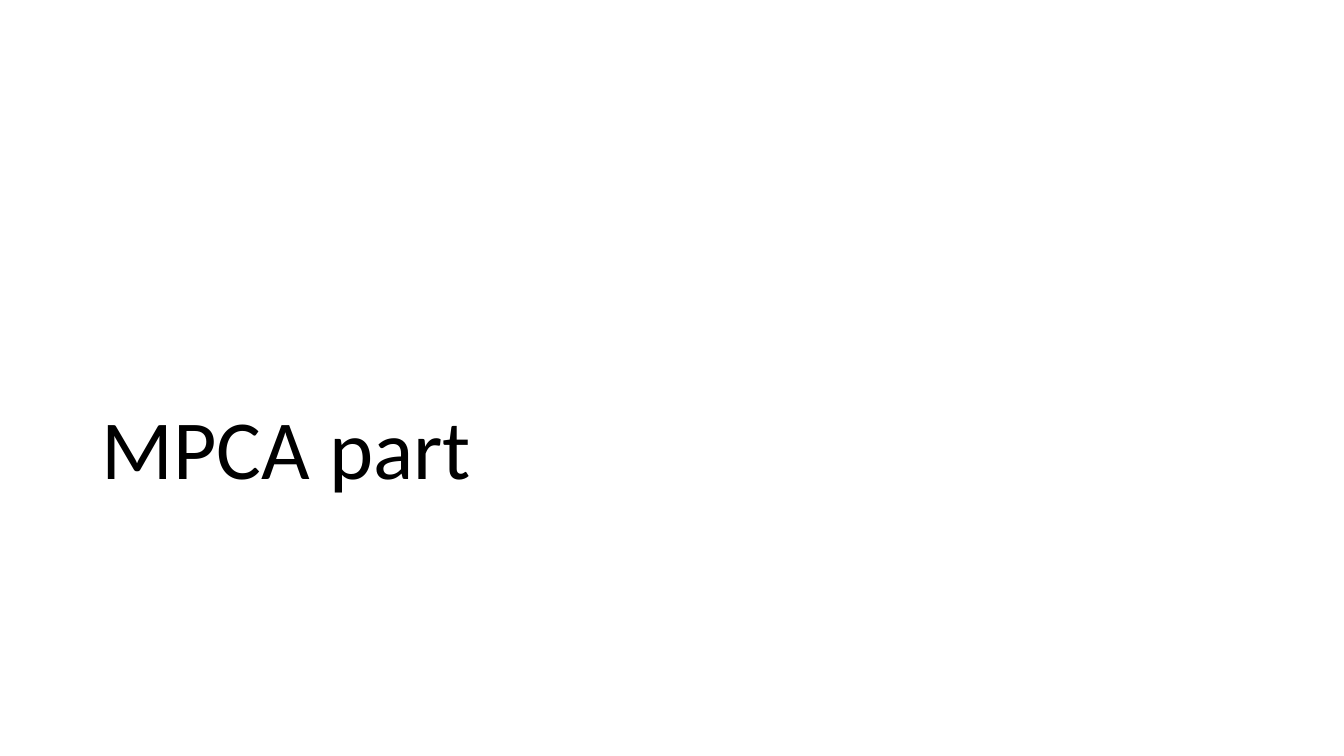
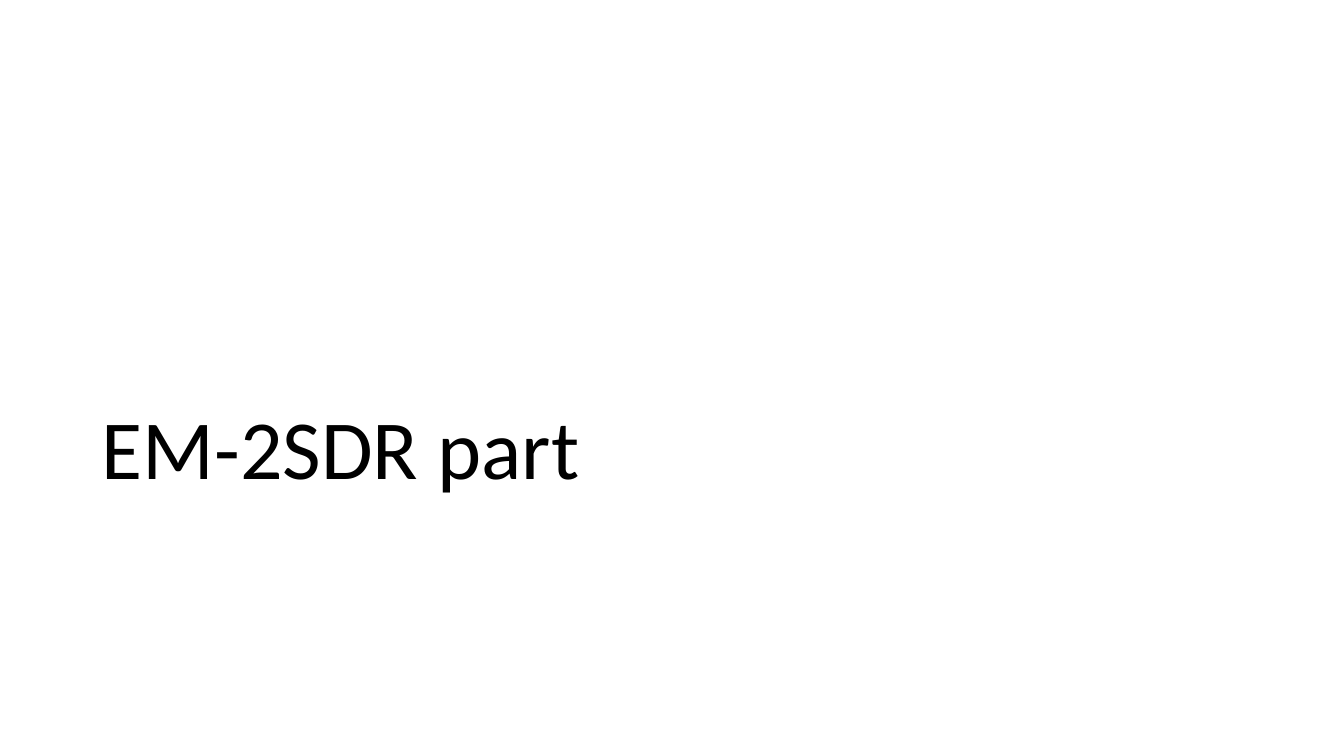
Before and after one commit to sabid-cryoem/sabid-cryoem.github.io, a slide deck: slide 14 of assets/slides/Directly reconstructing principal components of 3D protein structure density map from 2D cryo-EM projection images by 2SDR method.pptx (slide 18 before the commit). Drawn at 1344x756 pixels with LibreOffice and Linux fonts; fonts in the diff are those of the drawing. Boxes give left, top, right and bottom in pixels: in the first picture for what was removed or moved away, otherwise in the second. Text is boxed around its words. In the diff, an @@ line names an element or a change of style, - is before the commit and + after.

```diff
--- a/assets/slides/Directly reconstructing principal components of 3D protein structure density map from 2D cryo-EM projection images by 2SDR method.pptx
+++ b/assets/slides/Directly reconstructing principal components of 3D protein structure density map from 2D cryo-EM projection images by 2SDR method.pptx
@@ title at (102,424,580,493): text changed @@
-MPCA part
+EM-2SDR part
```
Also in this commit, not shown: 10 other slides changed, 10 slides added, 6 slides removed, 1 other file.
